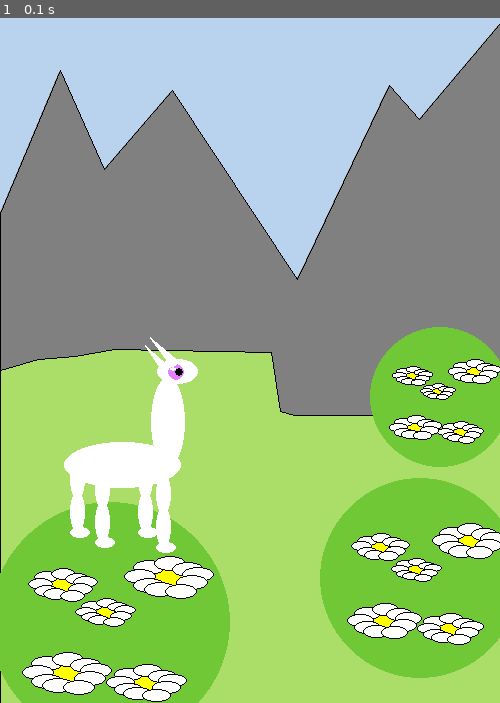
Above: before the commit, frame 1.
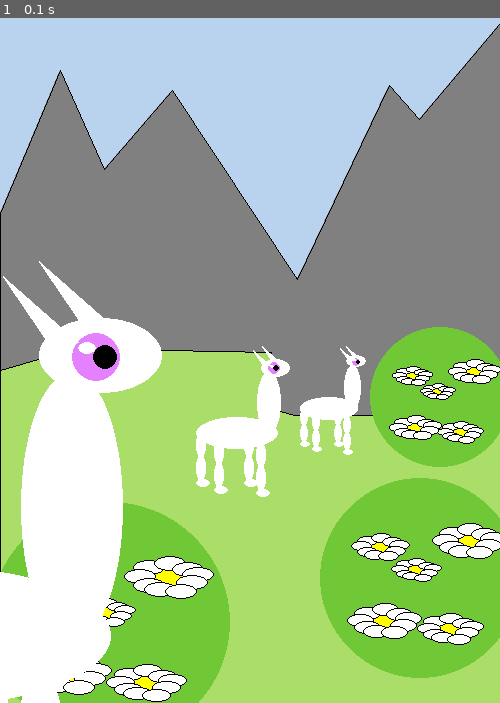
Above: after the commit, the same moment.

Repository: sarseniy/infa_2020_sarseniy
Game: pygame game, started from lab3/exercise_2_draw.py
The game is run twice, just before and just after one commit, with the same random seed, the same clock (stepped at 60 frames per second) and the same inputs.
Inputs:
- Up to frame 1 (0.1 s): no input

The runs differ from the first frame. In frame 1, 13% of the frame differs, in the area x 0-74%, y 35-100%.

Commit message:
Updated lama's drawing

Diff:
--- a/lab3/exercise_2_draw.py
+++ b/lab3/exercise_2_draw.py
@@ -1,5 +1,35 @@
 import pygame
 from pygame.draw import *
+
+
+def leg(pos, size):
+    ellipse(screen, WHITE, pygame.Rect(pos[0], pos[1], round(15 * size), round(40 * size)))
+    ellipse(screen, WHITE, pygame.Rect(pos[0], pos[1] + round(33 * size), round(15 * size), round(40 * size)))
+    ellipse(screen, WHITE, pygame.Rect(pos[0], pos[1] + round(68 * size), round(20 * size), round(11 * size)))
+
+
+def lama(pos, size):
+    pos[0] = round(pos[0] * size)
+    pos[1] = round(pos[1] * size)
+    ellipse(screen, WHITE, pygame.Rect(pos[0], pos[1], round(117 * size), round(46 * size)))
+    leg((pos[0], pos[1] + round(20 * size)), size)
+    leg((pos[0] + round(25 * size), pos[1] + round(30 * size)), size)
+    leg((pos[0] + round(68 * size), pos[1] + round(20 * size)), size)
+    leg((pos[0] + round(86 * size), pos[1] + round(35 * size)), size)
+    ellipse(screen, WHITE, pygame.Rect(pos[0] + round(87 * size), pos[1] - round(65 * size), round(34 * size),
+                                       round(90 * size)))
+    ellipse(screen, WHITE, pygame.Rect(pos[0] + round(93 * size), pos[1] - round((83 * size)), round(41 * size),
+                                       round(25 * size)))
+    circle(screen, PURPLE, (pos[0] + round(112 * size), pos[1] - round(70 * size)), round(8 * size))
+    circle(screen, BLACK, (pos[0] + round(115 * size), pos[1] - round(70 * size)), round(4 * size))
+    ellipse(screen, WHITE, pygame.Rect(pos[0] + round(106 * size), pos[1] - round(75 * size), round(6 * size),
+                                       round(4 * size)))
+    ear1 = [pos[0] + round(96 * size), pos[1] - round(75 * size)]
+    polygon(screen, WHITE, [ear1, (ear1[0] - round(15 * size), ear1[1] - round(22 * size)), (ear1[0] + round(10 * size),
+                                                                                             ear1[1])])
+    ear2 = [pos[0] + round(108 * size), pos[1] - round(80 * size)]
+    polygon(screen, WHITE,
+            [ear2, (ear2[0] - round(15 * size), ear2[1] - round(22 * size)), (ear2[0] + round(10 * size), ear2[1])])
 
 
 def flower(pos, size):
@@ -77,30 +107,11 @@
 bush((440, 400), 0.7)
 
 
-# Прорисовка ламы. Будет переделано в функцию
-ellipse(screen, WHITE, pygame.Rect(64, 445, 117, 46))
-ellipse(screen, WHITE, pygame.Rect(151, 380, 34, 90))
-ellipse(screen, WHITE, pygame.Rect(157, 362, 41, 25))
-circle(screen, PURPLE, (176, 375), 8)
-circle(screen, BLACK, (179, 375), 4)
-ellipse(screen, WHITE, pygame.Rect(170, 370, 6, 4))
-polygon(screen, WHITE, [(160, 370), (145, 348), (170, 370)])
-polygon(screen, WHITE, [(172, 370), (150, 340), (180, 365)])
-ellipse(screen, WHITE, pygame.Rect(70, 462, 15, 40))
-ellipse(screen, WHITE, pygame.Rect(70, 495, 15, 40))
-ellipse(screen, WHITE, pygame.Rect(70, 530, 20, 11))
+# Drawing lamas
+lama([280, 600], 0.7)
+lama([600, 800], 0.5)
+lama([-80, 190], 3)
 
-ellipse(screen, WHITE, pygame.Rect(95, 472, 15, 40))
-ellipse(screen, WHITE, pygame.Rect(95, 505, 15, 40))
-ellipse(screen, WHITE, pygame.Rect(95, 540, 20, 11))
-
-ellipse(screen, WHITE, pygame.Rect(138, 462, 15, 40))
-ellipse(screen, WHITE, pygame.Rect(138, 495, 15, 40))
-ellipse(screen, WHITE, pygame.Rect(138, 530, 20, 11))
-
-ellipse(screen, WHITE, pygame.Rect(156, 477, 15, 40))
-ellipse(screen, WHITE, pygame.Rect(156, 510, 15, 40))
-ellipse(screen, WHITE, pygame.Rect(156, 545, 20, 11))
 
 pygame.display.update()
 clock = pygame.time.Clock()
